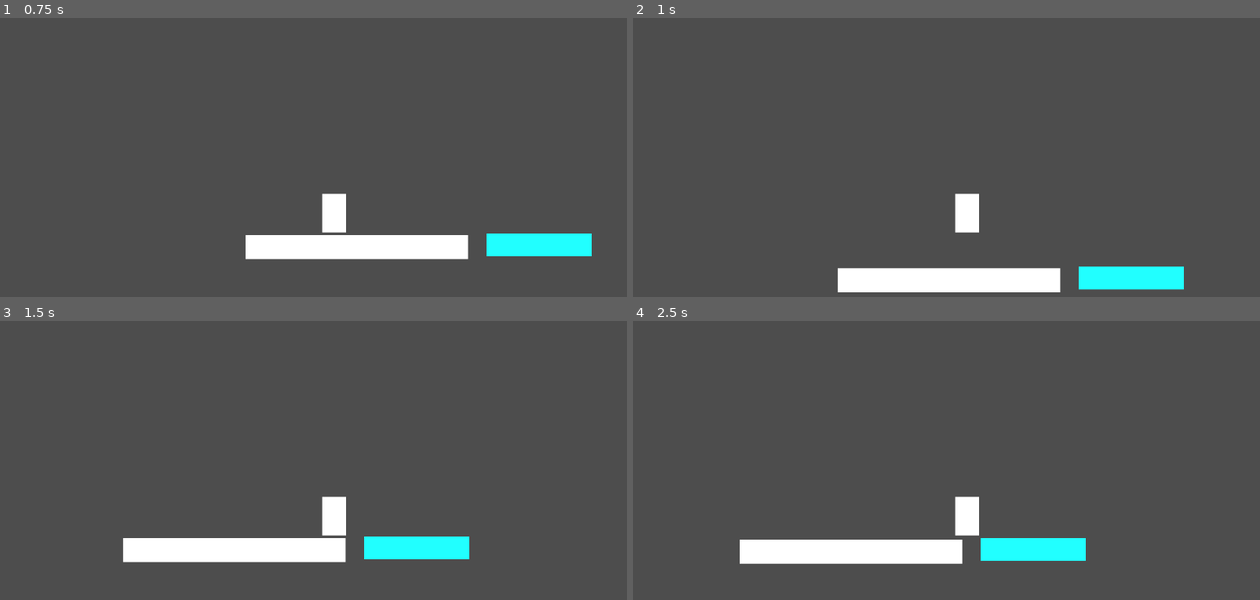
Above: before the commit, frames 1-4 (two rows, left to right).
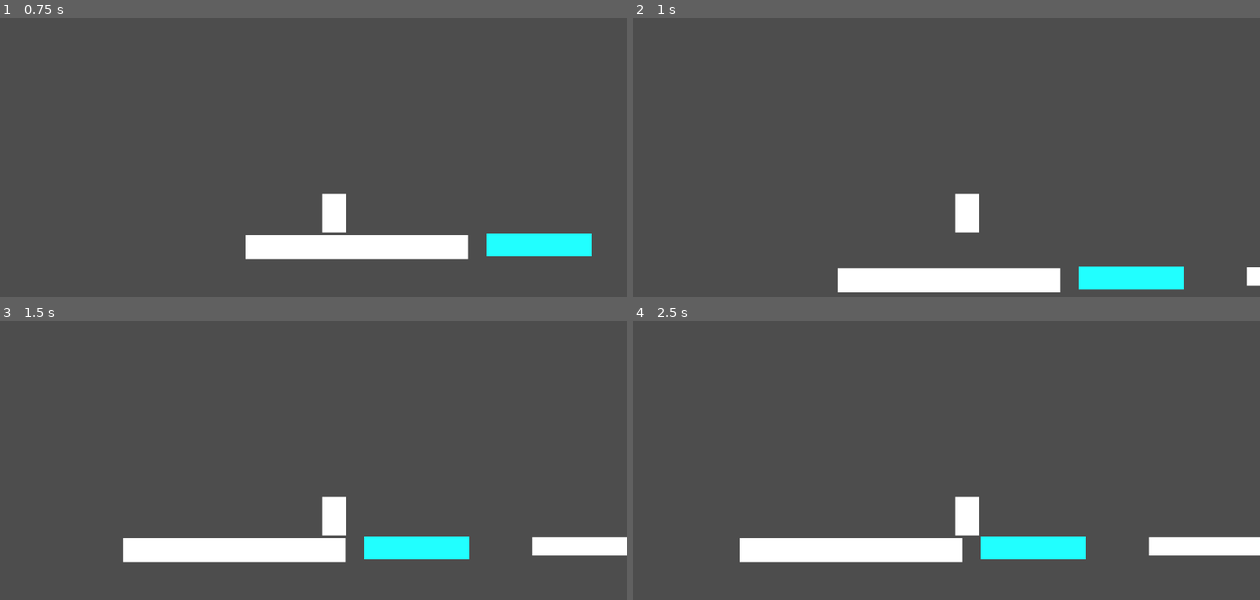
Above: after the commit, the same moments.

Repository: Ousakphirin/echoes-of-the-drowned-sky
Game: Godot game, scene res://scenes/Level01.tscn
Two runs of this game, one before a commit and one after it. Both use one fixed random seed, a clock stepped at 60 frames per second and the inputs below.
Inputs:
- Up to frame 1 (0.75 s): tap Enter at 0.5 s; hold D (move_right) from 0.53 s (still down); tap E (echo) at 0.6 s
- Up to frame 2 (1 s): keep holding D (move_right); tap Space (jump) at 0.77 s
- Up to frame 3 (1.5 s): keep holding D (move_right); tap E (echo) at 1.35 s
- Up to frame 4 (2.5 s): tap Space (jump) at 1.52 s; release D (move_right) at 2.03 s; hold A (move_left) from 2.03 s (still down); tap E (echo) at 2.1 s

Frame 1 is identical in both runs. In frame 2, 0.1% of the frame differs, in the area x 97-100%, y 89-97%; in frame 3, 1.1%; in frame 4, 1.9%, in the area x 17-100%, y 77-88%.

Commit message:
Add win condition and win screen

Diff:
--- a/scenes/Level01.tscn
+++ b/scenes/Level01.tscn
@@ -1,13 +1,17 @@
-[gd_scene load_steps=5 format=3 uid="uid://bq2byuc65y4yp"]
+[gd_scene load_steps=7 format=3 uid="uid://bq2byuc65y4yp"]
 
 [ext_resource type="PackedScene" uid="uid://c42yil10jadi4" path="res://scenes/Player.tscn" id="1_4e331"]
 [ext_resource type="Script" uid="uid://dgplrw4qgo7o7" path="res://scenes/echo_controller.gd" id="2_0idui"]
+[ext_resource type="Script" uid="uid://b081ksv5se5pg" path="res://scenes/goal_area.gd" id="3_qnryt"]
 
 [sub_resource type="RectangleShape2D" id="RectangleShape2D_0idui"]
 size = Vector2(420, 46)
 
 [sub_resource type="RectangleShape2D" id="RectangleShape2D_qnryt"]
 size = Vector2(196, 42)
+
+[sub_resource type="RectangleShape2D" id="RectangleShape2D_q43x7"]
+size = Vector2(239, 37)
 
 [node name="Level01" type="Node2D"]
 
@@ -33,7 +37,7 @@
 position = Vector2(86, -67)
 
 [node name="CollisionShape2D" type="CollisionShape2D" parent="EchoPlatform"]
-position = Vector2(458, 241)
+position = Vector2(484, 241)
 shape = SubResource("RectangleShape2D_qnryt")
 disabled = true
 
@@ -47,3 +51,16 @@
 
 [node name="EchoController" type="Node" parent="."]
 script = ExtResource("2_0idui")
+
+[node name="GoalArea" type="Area2D" parent="."]
+script = ExtResource("3_qnryt")
+
+[node name="CollisionShape2D" type="CollisionShape2D" parent="GoalArea"]
+position = Vector2(871, 170)
+shape = SubResource("RectangleShape2D_q43x7")
+
+[node name="ColorRect" type="ColorRect" parent="GoalArea"]
+offset_left = 755.0
+offset_top = 153.0
+offset_right = 992.0
+offset_bottom = 187.0
--- /dev/null
+++ b/scenes/WinScreen.tscn
@@ -0,0 +1,33 @@
+[gd_scene load_steps=2 format=3 uid="uid://cua2sslue0vjk"]
+
+[ext_resource type="Script" uid="uid://d1wrpnfe30abc" path="res://scenes/quit_button.gd" id="1_ulig0"]
+
+[node name="Control" type="Control"]
+layout_mode = 3
+anchors_preset = 15
+anchor_right = 1.0
+anchor_bottom = 1.0
+grow_horizontal = 2
+grow_vertical = 2
+
+[node name="Label" type="Label" parent="."]
+layout_mode = 1
+anchors_preset = -1
+anchor_right = 0.117000006
+anchor_bottom = 0.065000005
+offset_left = 3.0
+offset_top = 4.0
+offset_right = 5.215988
+offset_bottom = 7.8799973
+text = "You Win!! (Alpha)"
+horizontal_alignment = 1
+vertical_alignment = 1
+
+[node name="Button" type="Button" parent="."]
+layout_mode = 0
+offset_left = 52.0
+offset_top = 62.0
+offset_right = 94.0
+offset_bottom = 93.0
+text = "Quit"
+script = ExtResource("1_ulig0")
--- /dev/null
+++ b/scenes/goal_area.gd
@@ -0,0 +1,8 @@
+extends Area2D
+
+func _ready():
+	body_entered.connect(_on_body_entered)
+
+func _on_body_entered(body):
+	if body is CharacterBody2D:
+		get_tree().change_scene_to_file("res://scenes/WinScreen.tscn")
--- /dev/null
+++ b/scenes/quit_button.gd
@@ -0,0 +1,4 @@
+extends Button
+
+func _pressed():
+	get_tree().quit()
Not shown, added: scenes/goal_area.gd.uid
Not shown, added: scenes/quit_button.gd.uid
